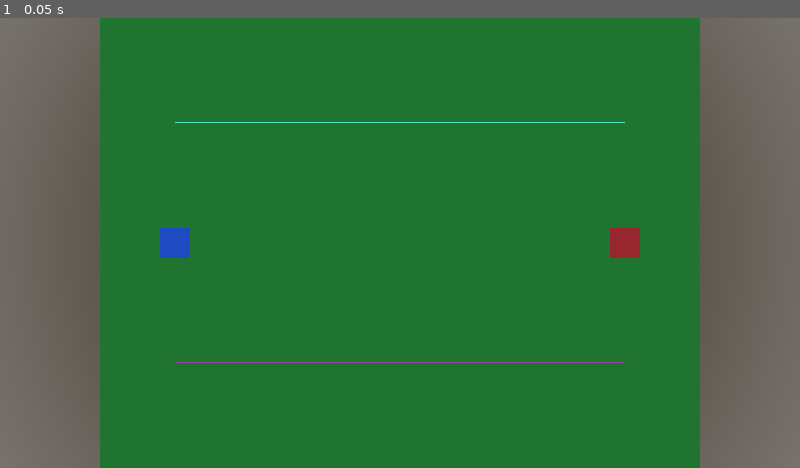
Above: before the commit, frame 1.
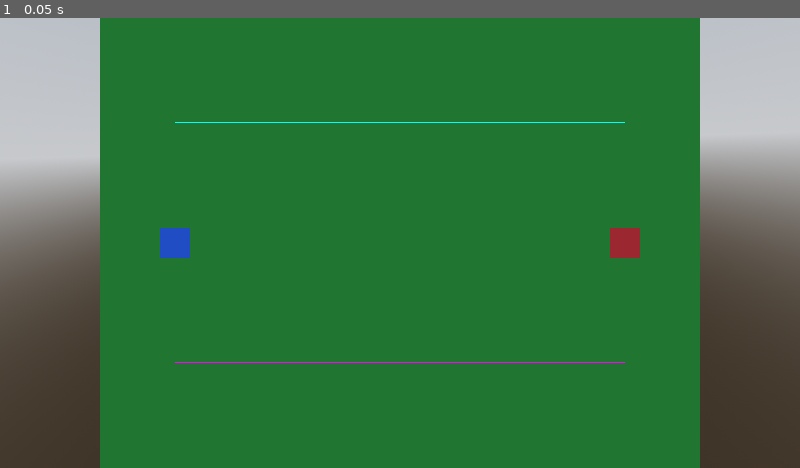
Above: after the commit, the same moment.

Repository: JBones521/generals-td
Game: Godot game, scene res://scenes/levels/level_01.tscn
Two runs of this game, one before a commit and one after it. Both use one fixed random seed, a clock stepped at 60 frames per second and the inputs below.
Inputs:
- Up to frame 1 (0.05 s): no input

The runs differ from the first frame. In frame 1, 21% of the frame differs, in the area x 0-100%, y 0-100%.

Commit message:
Improve path visualizer cleanup logic

Diff:
--- a/scenes/levels/level_01.tscn
+++ b/scenes/levels/level_01.tscn
@@ -1,7 +1,8 @@
-[gd_scene load_steps=12 format=3 uid="uid://ci0uet14qr6ut"]
+[gd_scene format=3 uid="uid://ci0uet14qr6ut"]
 
-[ext_resource type="Script" path="res://scripts/path_visualizer.gd" id="1_pathvis"]
+[ext_resource type="Script" uid="uid://cxs4wpqrxf0nw" path="res://scripts/path_visualizer.gd" id="1_pathvis"]
 [ext_resource type="Resource" path="res://scenes/levels/path_a.tres" id="2_patha"]
+[ext_resource type="Script" uid="uid://bfaqi8fipv1f7" path="res://scripts/path_data.gd" id="2_uvc87"]
 [ext_resource type="Resource" path="res://scenes/levels/path_b.tres" id="3_pathb"]
 
 [sub_resource type="ProceduralSkyMaterial" id="ProceduralSkyMaterial_sky"]
@@ -13,7 +14,6 @@
 background_mode = 2
 sky = SubResource("Sky_main")
 ambient_light_source = 3
-ambient_light_energy = 1.0
 tonemap_mode = 2
 
 [sub_resource type="PlaneMesh" id="PlaneMesh_ground"]
@@ -32,13 +32,14 @@
 albedo_color = Color(0.9, 0.2, 0.2, 1)
 
 [node name="Level01" type="Node3D" unique_id=1512329578]
+transform = Transform3D(0.9981531, 0.014394628, 0.05901907, -0.0052347817, 0.9882883, -0.1525088, -0.060523167, 0.15191823, 0.98653847, 0.38716984, 1.9073486e-06, 0.16686821)
 
-[node name="WorldEnvironment" type="WorldEnvironment" parent="."]
+[node name="WorldEnvironment" type="WorldEnvironment" parent="." unique_id=1808850873]
 environment = SubResource("Environment_main")
 
-[node name="Paths" type="Node3D" parent="."]
+[node name="Paths" type="Node3D" parent="." unique_id=348646230]
 script = ExtResource("1_pathvis")
-paths = Array[PathData]([ExtResource("2_patha"), ExtResource("3_pathb")])
+paths = Array[ExtResource("2_uvc87")]([ExtResource("2_patha"), ExtResource("3_pathb")])
 
 [node name="Ground" type="MeshInstance3D" parent="." unique_id=1114181419]
 mesh = SubResource("PlaneMesh_ground")
Not shown, added: scripts/path_data.gd.uid
Not shown, added: scripts/path_visualizer.gd.uid
